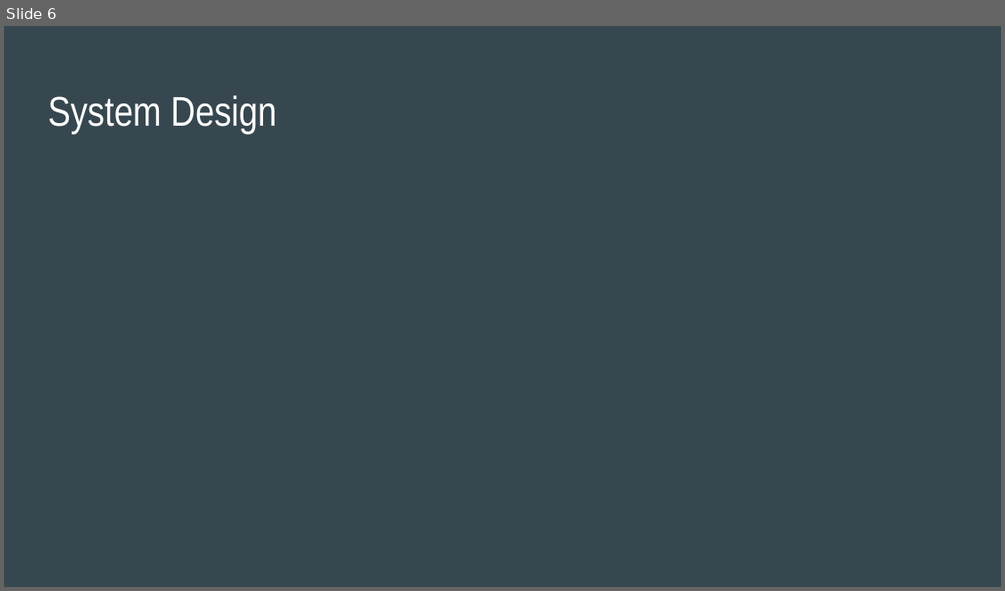
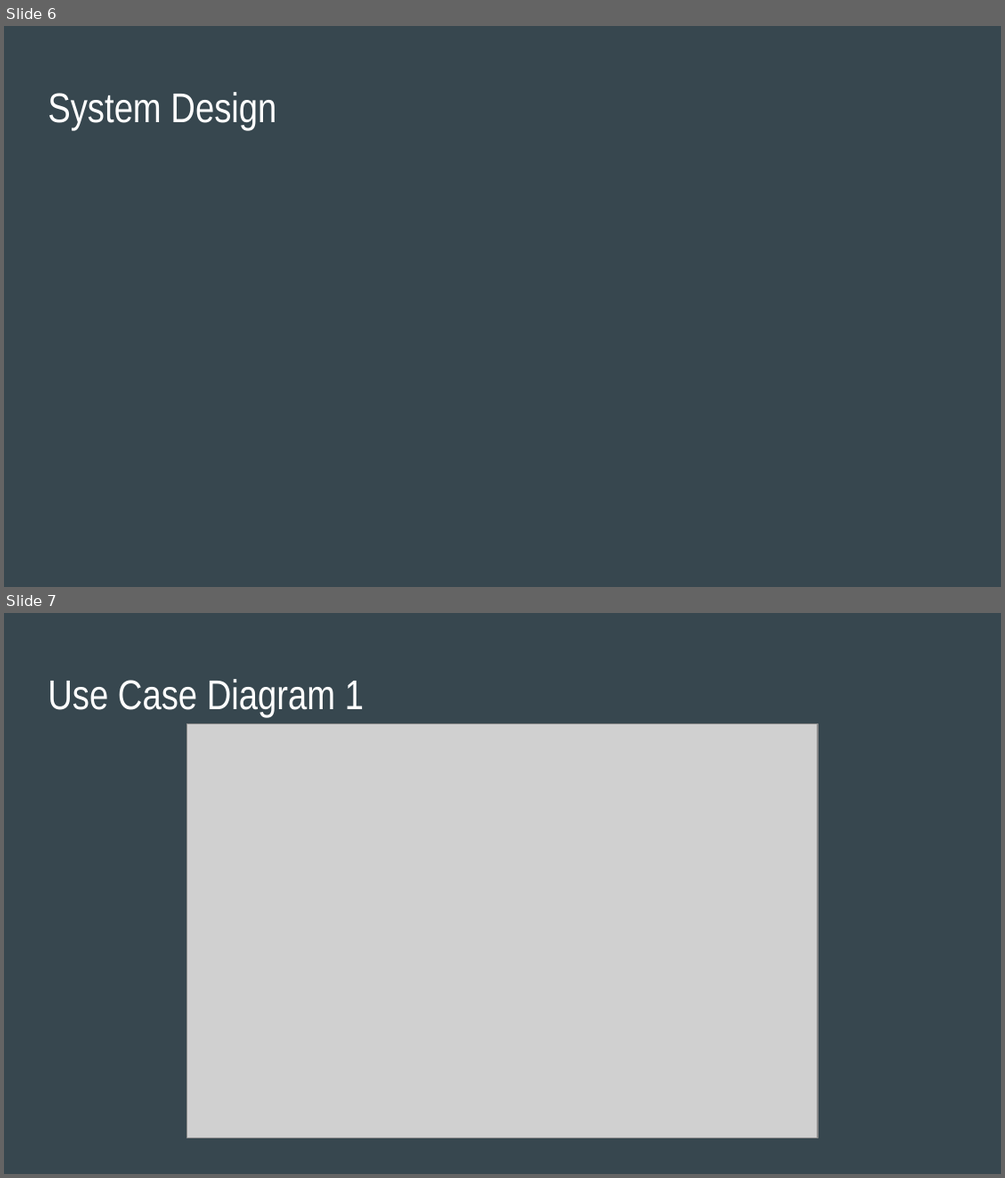
Before and after one commit to jon3654/synthsgw, a slide deck: Presentation.odp. Shown one above the other, each under a label of ours: slide 6 before the commit, slides 6 and 7 after it. The pictures are 1005x591 and 1005x1178 pixels, drawn with LibreOffice and Linux fonts; fonts in the diff are those of the drawing; grey boxes stand for pictures. Boxes give left, top, right and bottom in pixels: in the first picture for what was removed or moved away, otherwise in the second. Text is boxed around its words. In the diff, an @@ line names an element or a change of style, - is before the commit and + after.

```diff
--- a/Presentation.odp
+++ b/Presentation.odp
@@ slide 7 added at [4, 613, 1001, 1174], background #37474F @@
@@ title added at [48, 679, 364, 717], 30 pt, text #FFFFFF @@
+Use Case Diagram 1
@@ picture added at [187, 723, 817, 1137] @@
@@ slide 6 changed as well @@
@@ title "System Design" at [48, 92, 276, 130]: vertical alignment top to middle @@
```
Also in this commit, not shown: 4 other slides changed, 11 other slides added, 1 slide removed.
